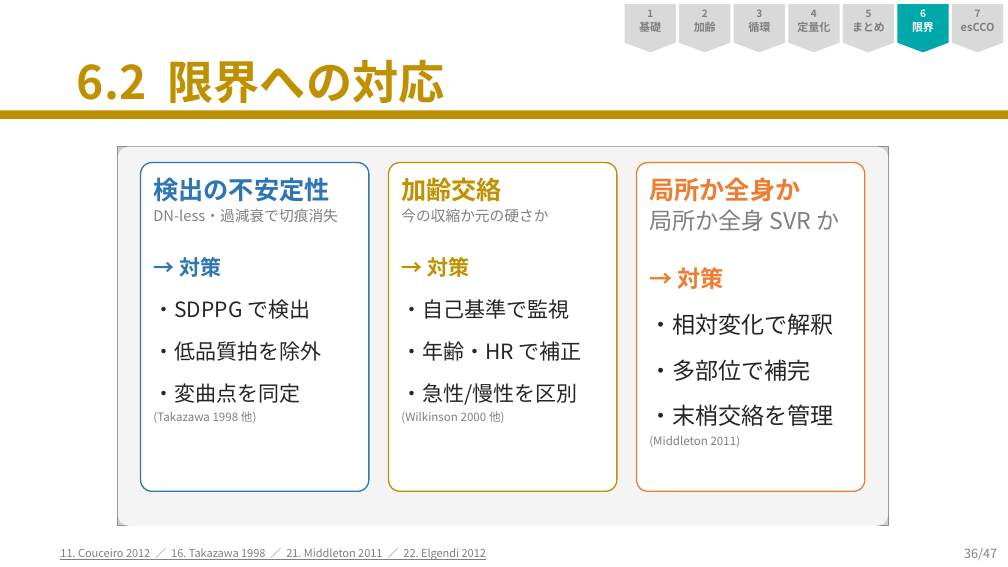
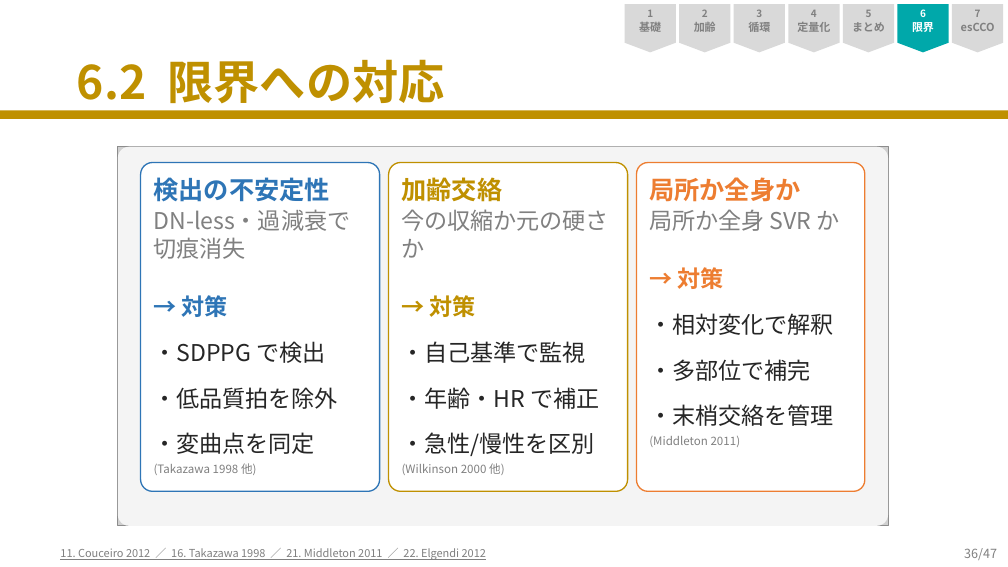
Before and after one commit to nobumitsu-3141/ppg-study, a slide deck: slide 36 of SpO2PPG_revised_websafe.pptx. Drawn at 1008x567 pixels with LibreOffice and Linux fonts; fonts in the diff are those of the drawing; grey boxes stand for pictures. Boxes give left, top, right and bottom in pixels: in the first picture for what was removed or moved away, otherwise in the second. Text is boxed around its words. In the diff, an @@ line names an element or a change of style, - is before the commit and + after.

```diff
--- a/SpO2PPG_revised_websafe.pptx
+++ b/SpO2PPG_revised_websafe.pptx
@@ rounded rectangle "検出の不安定性": place and size @@
-rounded rectangle "検出の不安定性" at box(141, 163, 369, 492)
+rounded rectangle "検出の不安定性" at box(141, 163, 380, 492)
@@ rounded rectangle "加齢交絡": place and size @@
-rounded rectangle "加齢交絡" at box(389, 163, 617, 492)
+rounded rectangle "加齢交絡" at box(389, 163, 628, 492)
@@ text in rounded rectangle at box(154, 209, 351, 454): size 14 to 22 pt in "DN-less・過減衰で切痕消失"; size 20 to 22 pt in "→ 対策", "・SDPPG で検出", "・低品質拍を除外", "・変曲点を同定" @@
@@ text in rounded rectangle at box(402, 209, 610, 456): size 14 to 22 pt in "今の収縮か元の硬さか"; size 20 to 22 pt in "→ 対策", "・自己基準で監視", "・年齢・HR で補正", "・急性/慢性を区別" @@
```
Also in this commit, not shown: 16 other slides changed, 3 other files.
